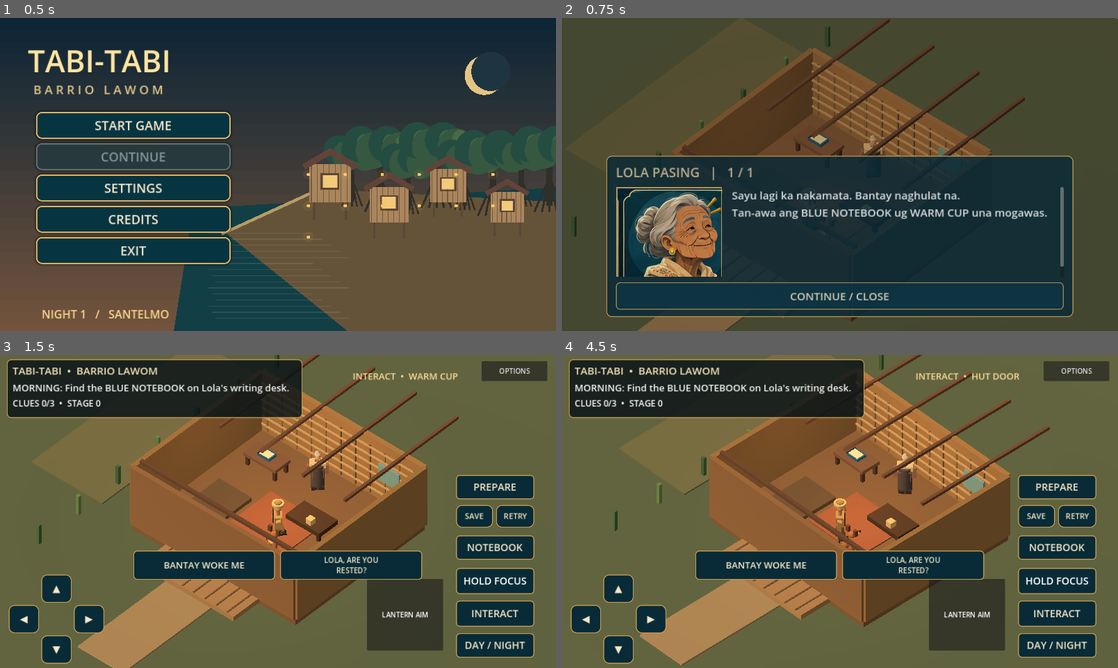
Above: before the commit, frames 1-4 (two rows, left to right).
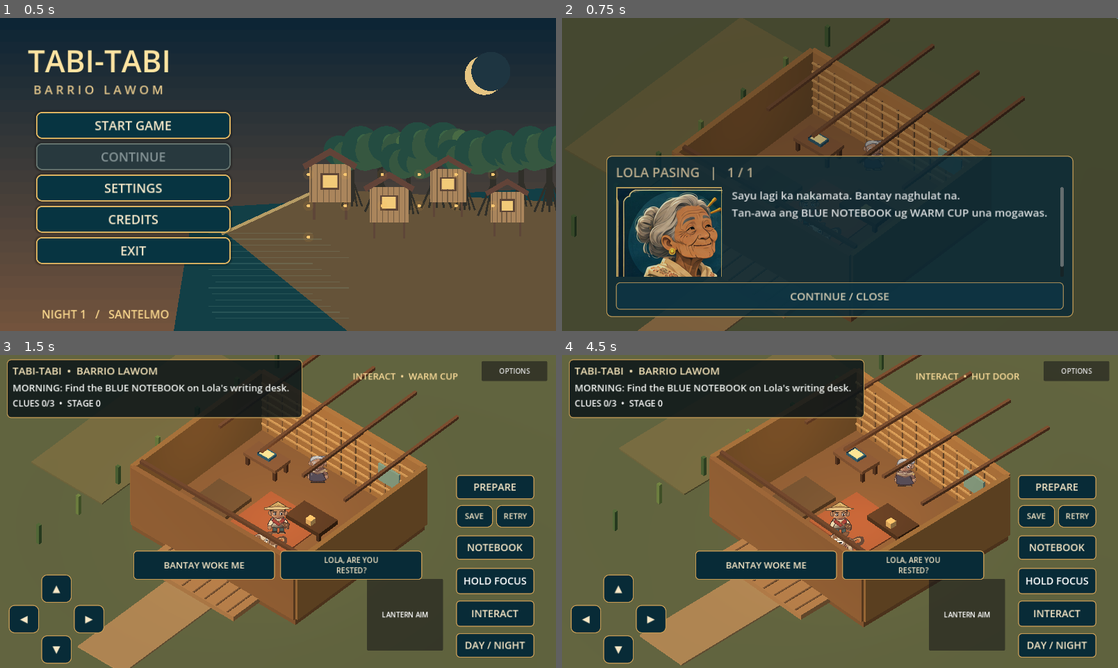
Above: after the commit, the same moments.

Repository: LokiJ07/Tabi-tabi
Game: Godot game, scene res://scenes/title.tscn
The game is run twice, just before and just after one commit, with the same random seed, the same clock (stepped at 60 frames per second) and the same inputs.
Inputs (mouse positions are in pixels of both pictures, inside the frame that each line leads up to):
- Up to frame 1 (0.5 s): no input
- Up to frame 2 (0.75 s): click "START GAME" at 0.5 s
- Up to frame 3 (1.5 s): tap Enter (ui_accept) at 1.25 s; move the mouse to (400, 495) at 1.27 s; hold Right (ui_right) from 1.28 s (still down); click (400, 495) at 1.42 s
- Up to frame 4 (4.5 s): tap Enter (ui_accept) at 1.52, 4.25 s; release Right (ui_right) at 2 s; drag from (728, 527) to (812, 574) at 2.02 s; move the mouse to (895, 442) at 2.77 s; hold Right (ui_right) 2.78-3.5 s; drag from (812, 574) to (673, 464) at 3.52 s; move the mouse to (1006, 558) at 4.27 s; hold Left (ui_left) from 4.28 s (still down)

Frame 1 is identical in both runs. In frame 2, 0.1% of the frame differs, in the area x 45-59%, y 37-58%; in frame 3, 0.7%; in frame 4, 0.7%, in the area x 47-64%, y 31-63%.

Commit message:
art(night1): render real role-specific 2.5D SVG character sprites and Bantay in Godot

Diff:
--- a/scripts/visuals/folk_actors.gd
+++ b/scripts/visuals/folk_actors.gd
@@ -1,4 +1,41 @@
 extends RefCounted
+## G6: actual imported illustrated 2.5D sprites are the visible characters.
+## Original collision-free primitive rigs remain hidden for backwards-compatible
+## scene nodes and regression tests, and can be re-enabled for art debugging.
+const FACE_APPRENTICE: Texture2D = preload("res://assets/characters/apprentice.svg")
+const FACE_LOLA: Texture2D = preload("res://assets/characters/lola.svg")
+const FACE_DADO: Texture2D = preload("res://assets/characters/dado.svg")
+const FACE_MARA: Texture2D = preload("res://assets/characters/mara.svg")
+const FACE_SABEL: Texture2D = preload("res://assets/characters/sabel.svg")
+const FACE_RESIDENT: Texture2D = preload("res://assets/characters/resident.svg")
+const FACE_BANTAY: Texture2D = preload("res://assets/characters/bantay.svg")
+
+static func role_texture(role: String) -> Texture2D:
+	match role_id(role):
+		"LOLA": return FACE_LOLA
+		"DADO": return FACE_DADO
+		"MARA": return FACE_MARA
+		"SABEL": return FACE_SABEL
+		"APPRENTICE": return FACE_APPRENTICE
+	return FACE_RESIDENT
+
+static func finish_illustrated_actor(actor: Node3D, texture: Texture2D, dog_actor: bool = false) -> void:
+	# Keep every named rig mesh available to QA scripts without showing the
+	# unpolished box/sphere faces under the hand-authored character illustration.
+	for child in actor.get_children():
+		if child is Node3D:
+			(child as Node3D).visible = false
+	var art := Sprite3D.new()
+	art.name = "IllustratedSprite"
+	art.texture = texture
+	art.pixel_size = 0.0055 if dog_actor else 0.0050
+	art.billboard = BaseMaterial3D.BILLBOARD_FIXED_Y
+	art.shaded = false
+	art.alpha_cut = SpriteBase3D.ALPHA_CUT_DISCARD
+	art.position = Vector3(0, 0.9 if dog_actor else 1.1, 0)
+	actor.add_child(art)
+	actor.set_meta("visual_asset", texture.resource_path)
+
 ## Night 1 authored character identities. Procedural mobile-friendly meshes are
 ## interchangeable stand-ins until final rigged art is approved.
 
@@ -123,6 +160,7 @@
 			part(actor, "SalakotBrim", "cylinder", Vector3(0, 1.87, 0), Vector3(0.51, 0.055, 0.51), accent)
 			part(actor, "NotebookSatchel", "box", Vector3(0.34, 0.80, -0.02), Vector3(0.21, 0.36, 0.32), Color("#72503a"))
 			part(actor, "BagStrap", "box", Vector3(0.1, 1.13, -0.2), Vector3(0.065, 0.68, 0.04), Color("#523d30"))
+	finish_illustrated_actor(actor, role_texture(role))
 	return actor
 
 
@@ -144,6 +182,7 @@
 	actor.add_child(tail)
 	var tail_mesh := part(tail, "TailShape", "cylinder", Vector3(0, 0.19, 0.18), Vector3(0.10, 0.49, 0.10), Color(0.63, 0.37, 0.21))
 	tail_mesh.rotation.x = 0.8
+	finish_illustrated_actor(actor, FACE_BANTAY, true)
 	return actor
 
 
@@ -162,6 +201,10 @@
 		arm_l.rotation.x = -swing * 0.65
 	if arm_r != null:
 		arm_r.rotation.x = swing * 0.65
+	var image := actor.get_node_or_null("IllustratedSprite") as Sprite3D
+	if image != null:
+		image.position.y = 1.1 + (absf(sin(time * 8.0)) * 0.065 if moving else 0.018 * sin(time * 1.8))
+		image.rotation.z = sin(time * 8.0) * 0.014 if moving else 0.0
 
 
 static func animate_expression(actor: Node3D, time: float, speaking: bool, reduced_motion: bool = false) -> void:
@@ -189,6 +232,13 @@
 	var gesture := actor.get_node_or_null("ArmRight") as Node3D
 	if gesture != null:
 		gesture.rotation.z = 0.18 * sin(time * 2.1 + offset) if speaking and not reduced_motion else 0.0
+	# The billboard uses characterful body acting even without skeletal rigging.
+	# Reduced-motion settings hold it steady.
+	var sprite := actor.get_node_or_null("IllustratedSprite") as Sprite3D
+	if sprite != null:
+		sprite.scale = Vector3.ONE if reduced_motion else Vector3(
+			1.0 + (0.012 * sin(time * 2.3 + offset) if speaking else 0.0),
+			1.0 + (0.016 * sin(time * 2.3 + offset) if speaking else 0.0), 1.0)
 
 
 static func animate_dog(actor: Node3D, time: float, moving: bool, alert: bool) -> void:
@@ -198,3 +248,7 @@
 	var body := actor.get_node_or_null("Body") as MeshInstance3D
 	if body != null:
 		body.position.y = 0.52 + (0.03 * sin(time * 11.0) if moving else 0.01 * sin(time * 2.0))
+	var sprite := actor.get_node_or_null("IllustratedSprite") as Sprite3D
+	if sprite != null:
+		sprite.position.y = 0.9 + (0.07 * absf(sin(time * 11.0)) if moving else 0.025 * sin(time * 2.3))
+		sprite.rotation.z = 0.025 * sin(time * (8.0 if alert else 3.0))
